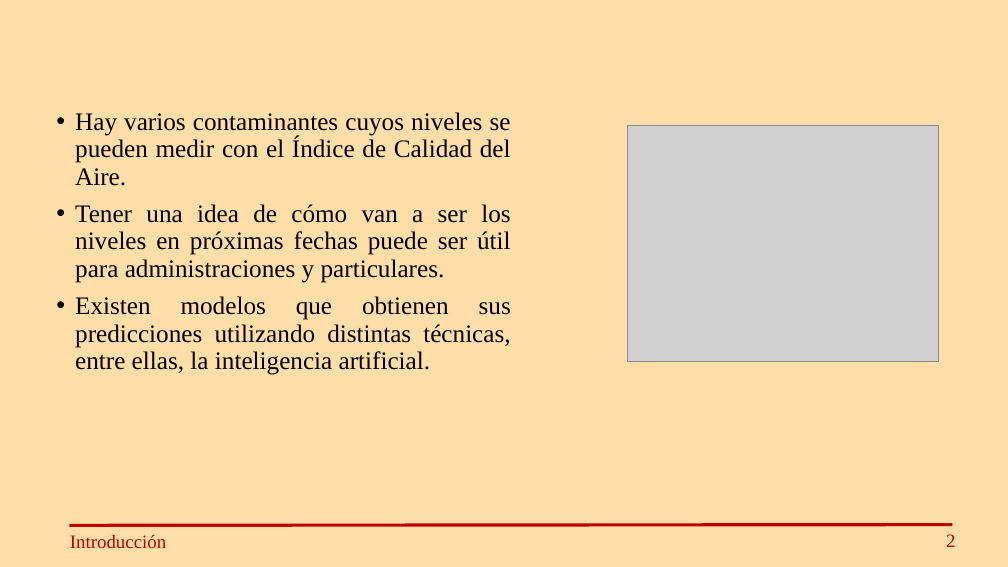
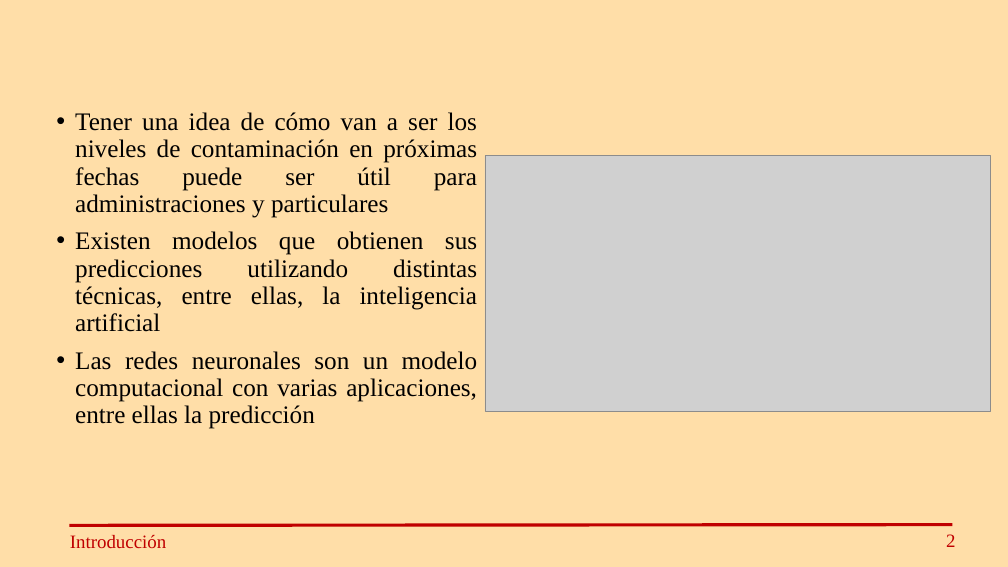
Before and after one commit to IsmaelMira/TFG, a slide deck: slide 4 of PresentacionTFG.pptx. Drawn at 1008x567 pixels with LibreOffice and Linux fonts; fonts in the diff are those of the drawing; grey boxes stand for pictures. Boxes give left, top, right and bottom in pixels: in the first picture for what was removed or moved away, otherwise in the second. Text is boxed around its words. In the diff, an @@ line names an element or a change of style, - is before the commit and + after.

```diff
--- a/PresentacionTFG.pptx
+++ b/PresentacionTFG.pptx
@@ text at <box>75,112,478,429</box>: text changed @@
-• Hay varios contaminantes cuyos niveles se pueden medir con el Índice de Calidad del Aire.
-• Tener una idea de cómo van a ser los niveles en próximas fechas puede ser útil para administraciones y particulares.
-• Existen modelos que obtienen sus predicciones utilizando distintas técnicas, entre ellas, la inteligencia artificial.
+• Tener una idea de cómo van a ser los niveles de contaminación en próximas fechas puede ser útil para administraciones y particulares
+• Existen modelos que obtienen sus predicciones utilizando distintas técnicas, entre ellas, la inteligencia artificial
+• Las redes neuronales son un modelo computacional con varias aplicaciones, entre ellas la predicción
@@ picture removed at <box>628,125,938,361</box> @@
@@ picture added at <box>485,156,990,411</box> @@
```
Also in this commit, not shown: 18 other slides changed, 5 slides added, 4 other files.
